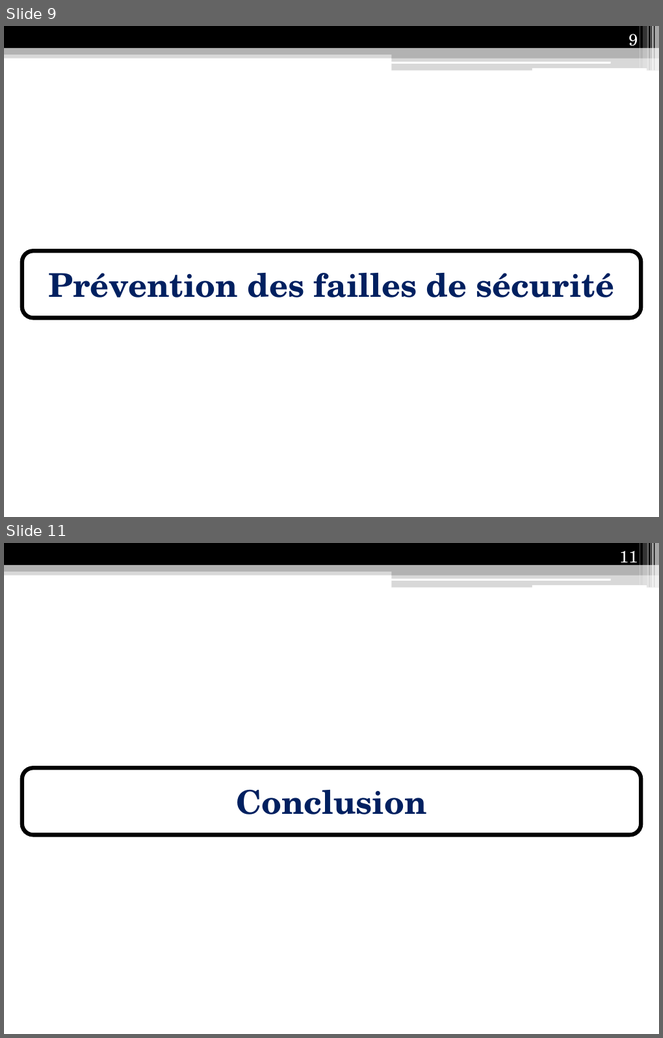
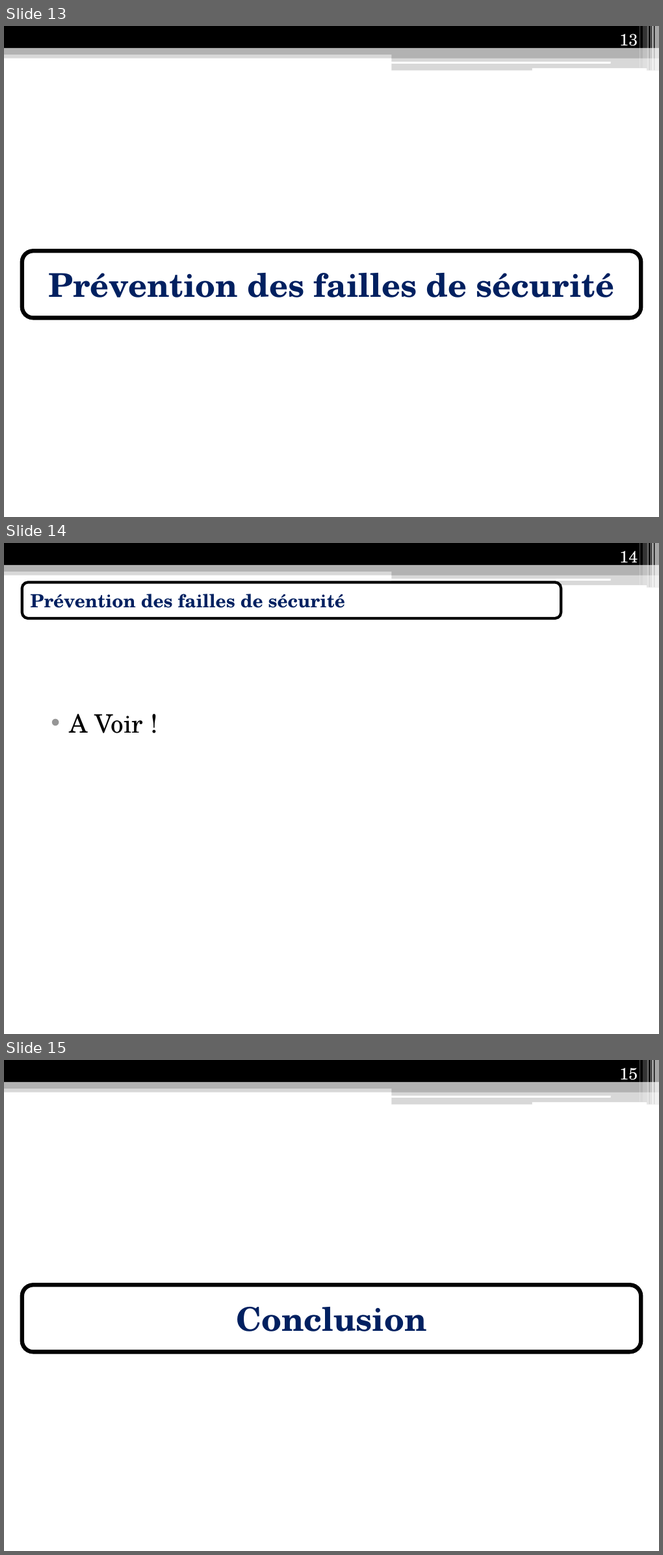
Before and after one commit to Anicky/Strangers-Phonegap, a slide deck: présentation/Présentation IF26.pptx. Shown one above the other, each under a label of ours: slides 9 and 11 before the commit, slides 13, 14 and 15 after it; the slides between them are not shown. The pictures are 663x1038 and 663x1555 pixels, drawn with LibreOffice and Linux fonts; fonts in the diff are those of the drawing. Boxes give left, top, right and bottom in pixels: in the first picture for what was removed or moved away, otherwise in the second. Text is boxed around its words. In the diff, an @@ line names an element or a change of style, - is before the commit and + after.

```diff
--- a/présentation/Présentation IF26.pptx
+++ b/présentation/Présentation IF26.pptx
@@ slide 14 added at [4, 543, 659, 1034], background #FFFFFF; not listed: 13 template elements that a slide beside it also shows @@
@@ page number added at [620, 551, 638, 568], 18 pt, text #FFFFFF @@
+14
@@ rounded rectangle added at [22, 582, 562, 618], fill #FFFFFF, outline #000000 3 pt, 20 pt, text #002060, bold @@
+Prévention des failles de sécurité
@@ text added at [70, 714, 143, 733], 28 pt, text #000000 @@
+• A Voir !
@@ what was slide 9 is now slide 13 @@
@@ page number at [620, 34, 638, 51]: text changed @@
-9
+13
@@ what was slide 11 is now slide 15 @@
@@ page number at [620, 1068, 638, 1085]: text changed @@
-11
+15
```
Also in this commit, not shown: 4 slides changed, 5 other slides added, 2 slides removed.
